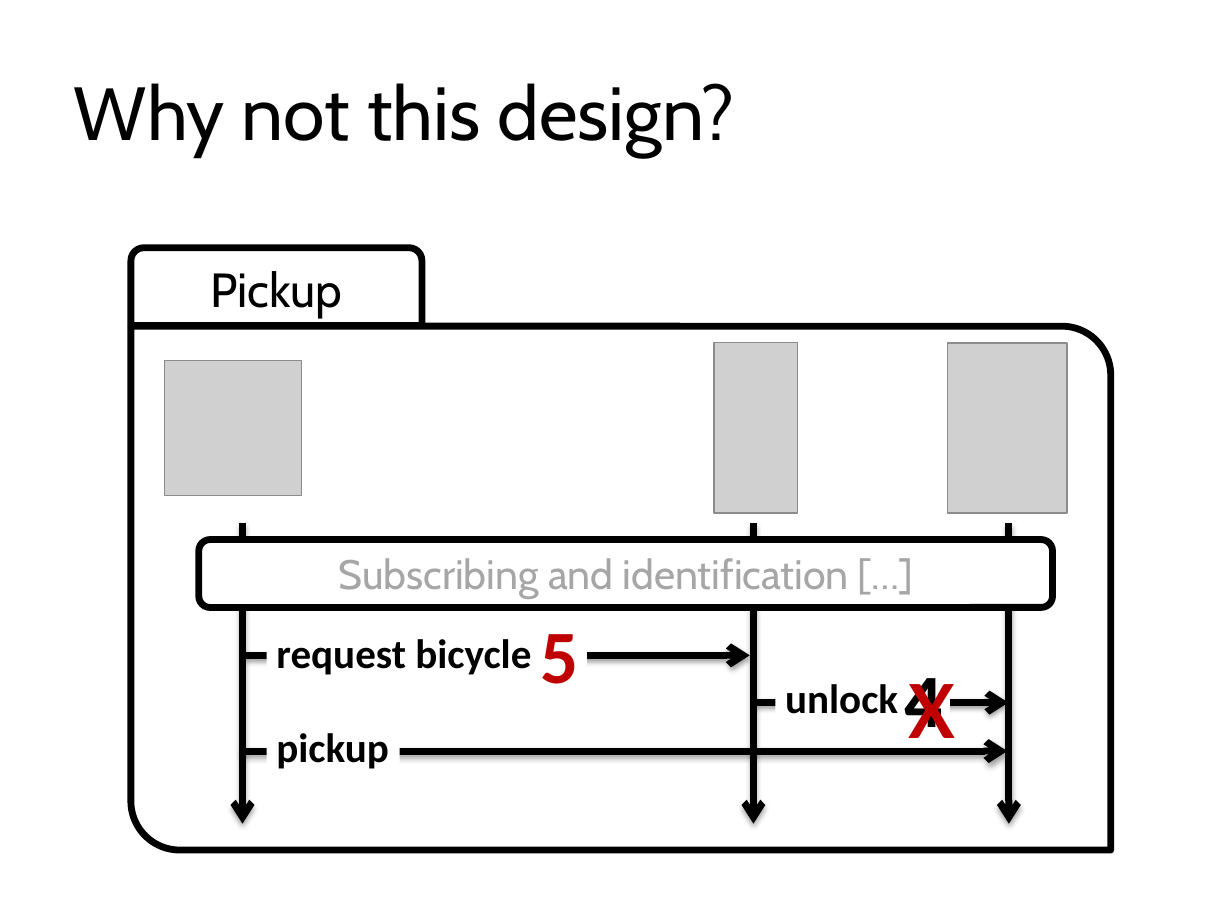
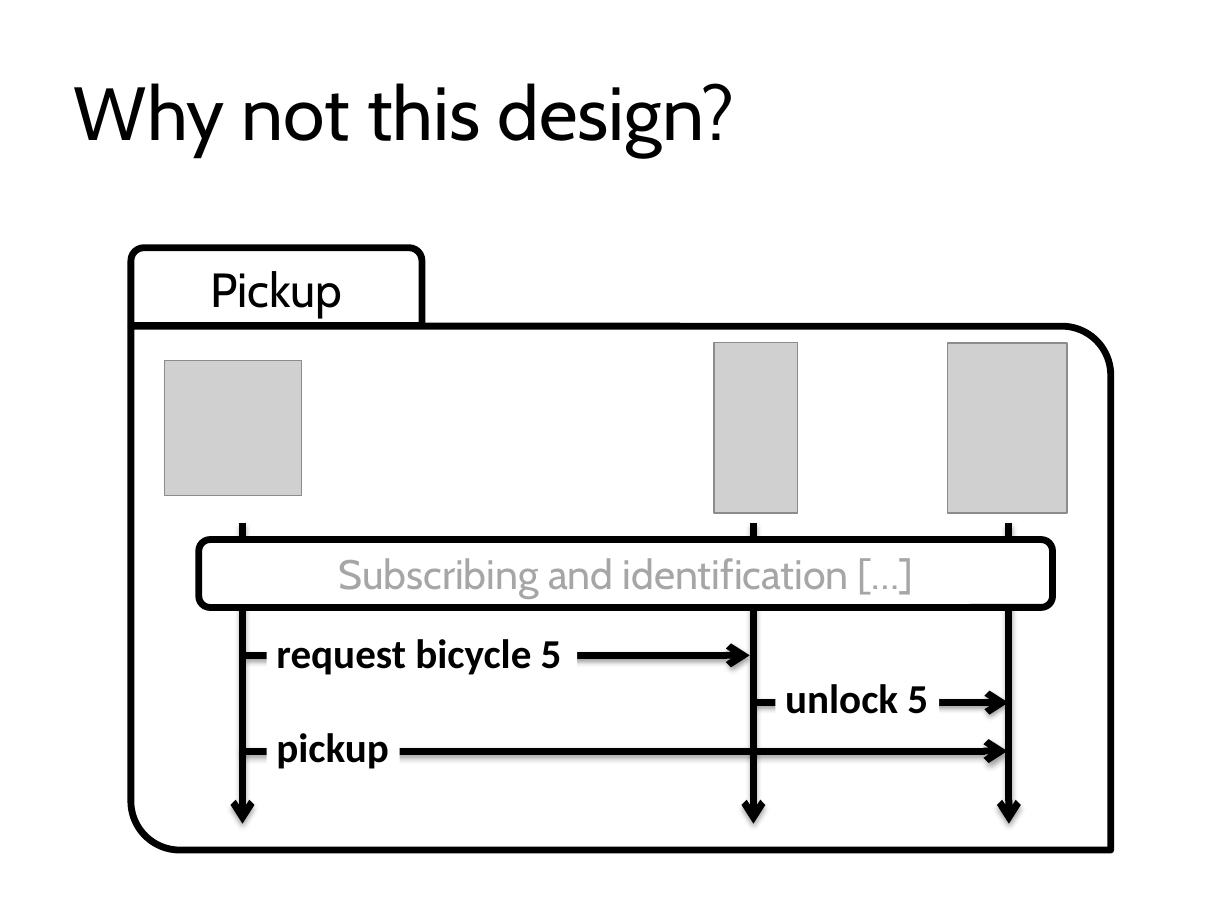
Before and after one commit to blambeau/phd, a slide deck: slide 70 of public-defense/slides.pptx (slide 68 before the commit). Drawn at 1232x924 pixels with LibreOffice and Linux fonts; fonts in the diff are those of the drawing; grey boxes stand for pictures. Boxes give left, top, right and bottom in pixels: in the first picture for what was removed or moved away, otherwise in the second. Text is boxed around its words. In the diff, an @@ line names an element or a change of style, - is before the commit and + after.

```diff
--- a/public-defense/slides.pptx
+++ b/public-defense/slides.pptx
@@ text at box(276, 639, 562, 675): text changed @@
-request bicycle
+request bicycle 5
@@ text removed at box(541, 634, 579, 684) @@
-5
@@ text at box(785, 684, 928, 714): text changed @@
-unlock
+unlock 5
@@ text removed at box(904, 678, 942, 738) @@
-4
@@ text removed at box(907, 678, 956, 759) @@
-x
```
Also in this commit, not shown: 5 other slides changed, 2 slides added, 18 other files.
